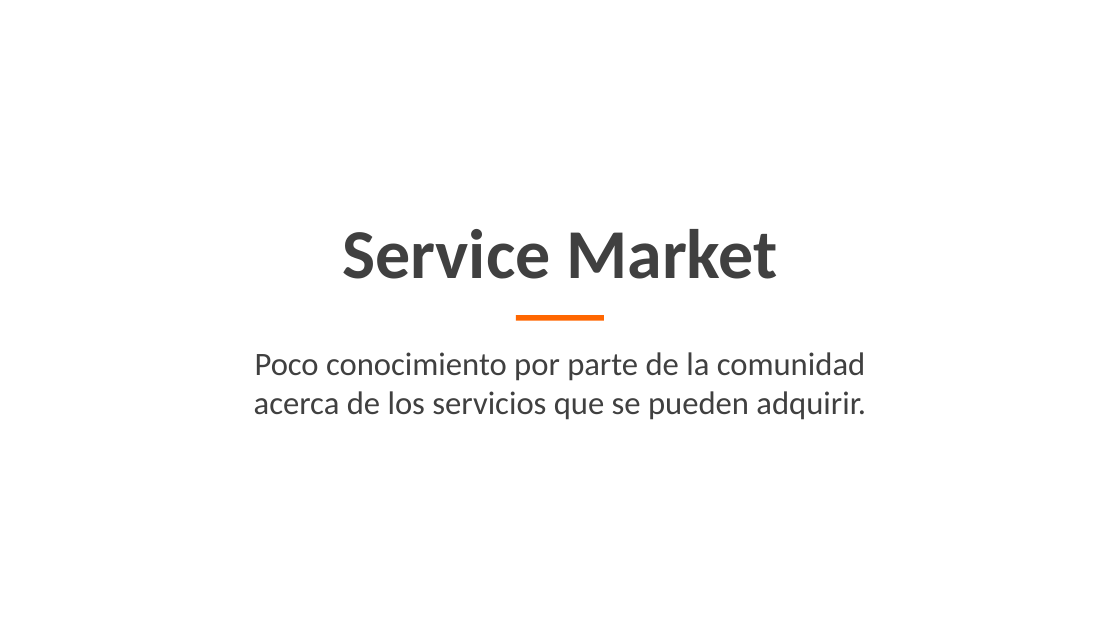
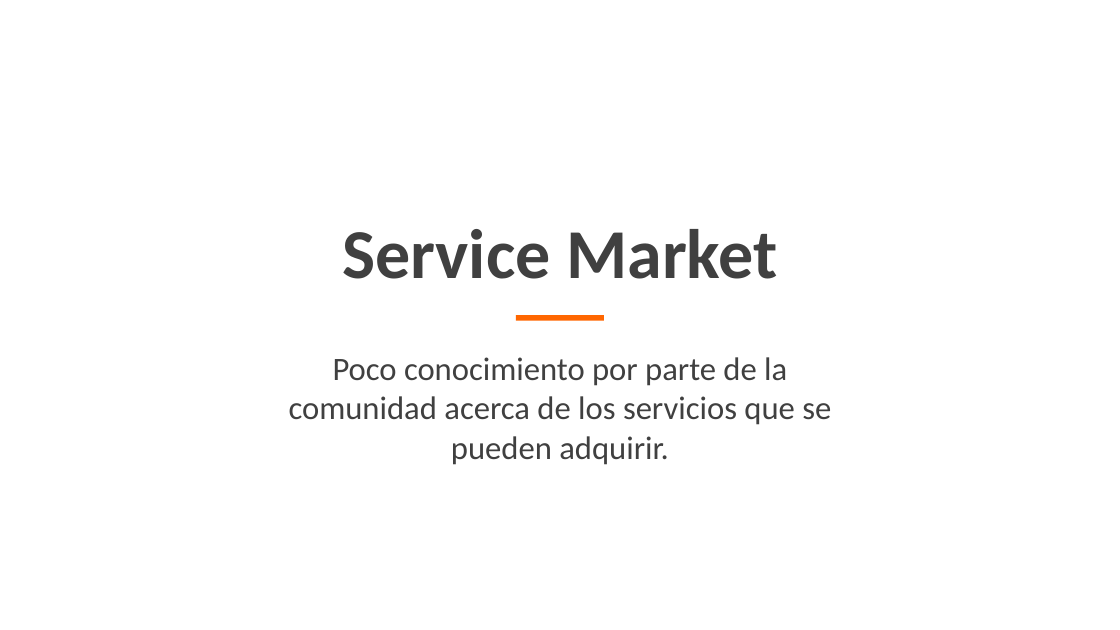
Before and after one commit to yeseniaquejada/SERVICE_MARKET, a slide deck: slide 2 of PROYECTO FORMATIVO.pptx. Drawn at 1120x630 pixels with LibreOffice and Linux fonts; fonts in the diff are those of the drawing; background and template pictures are left out. Boxes give left, top, right and bottom in pixels: in the first picture for what was removed or moved away, otherwise in the second. Text is boxed around its words. In the diff, an @@ line names an element or a change of style, - is before the commit and + after.

```diff
--- a/PROYECTO FORMATIVO.pptx
+++ b/PROYECTO FORMATIVO.pptx
@@ text "Poco conocimiento por parte de ..." rewrapped from box(254, 352, 866, 420) to box(289, 357, 831, 465) @@
```
Also in this commit, not shown: 9 other slides changed, 41 other files.
